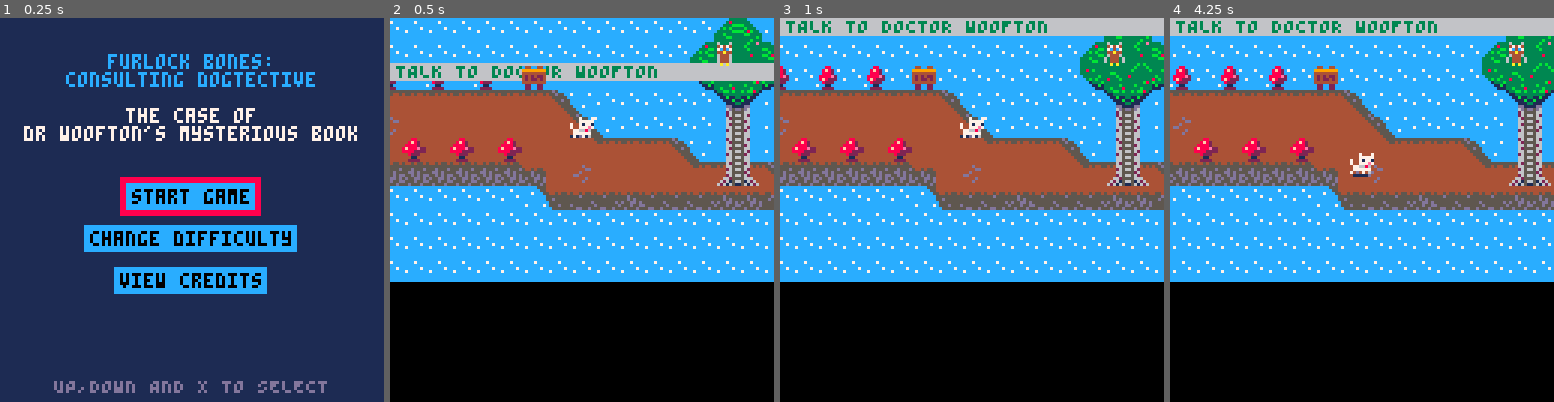
Above: before the commit, frames 1-4 (left to right).
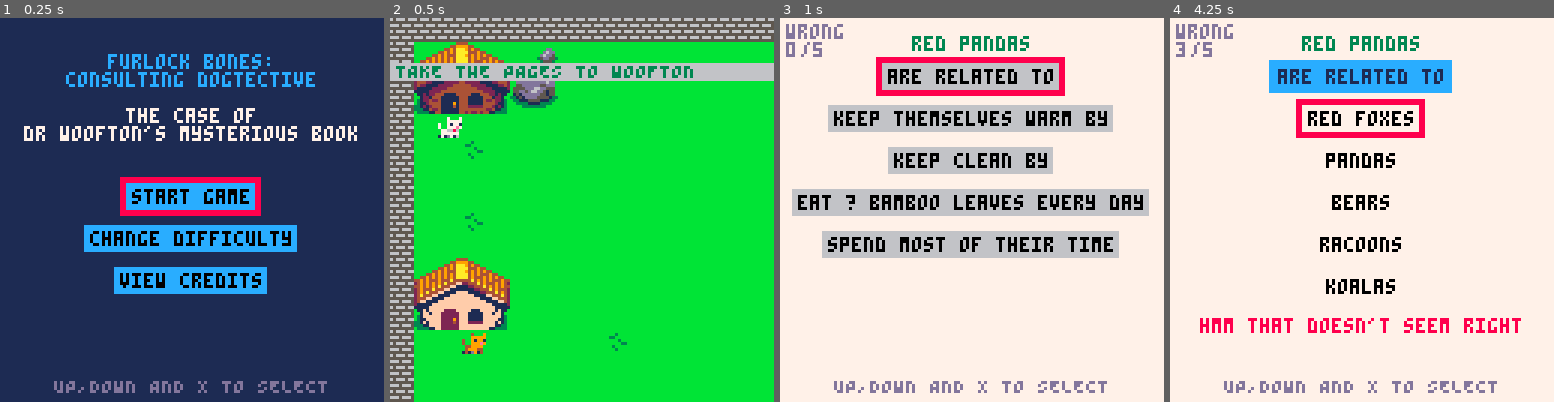
Above: after the commit, the same moments.

Repository: Mackeriah/FurlockBones-game
Game: PICO-8 cartridge furlock bones.p8
Two runs of this game, one before a commit and one after it. Both use one fixed random seed, a clock stepped at 60 frames per second and the inputs below.
Inputs:
- Up to frame 1 (0.25 s): no input
- Up to frame 2 (0.5 s): tap X (X key) at 0.33 s
- Up to frame 3 (1 s): tap O (Z key) at 0.7 s
- Up to frame 4 (4.25 s): tap X (X key) at 1.07, 1.85, 2.97, 4.08 s; hold Right 1.6-2.1 s; tap O (Z key) every 0.4 s from 1.7 to 4.1 s; hold Up 2.15-2.42 s; hold Right 2.47-3.03 s; hold Left 3.08-3.58 s; hold Down 3.63-3.97 s; hold Right from 4.02 s (still down)

Frame 1 is identical in both runs. In frame 2, 95% of the frame differs, in the area x 0-100%, y 0-100%; in frame 3, 99%; in frame 4, 95%.

Commit message:
game completed!!!

Diff:
--- a/furlock bones.p8
+++ b/furlock bones.p8
@@ -4,6 +4,10 @@
 --[[
 
 CS50 Final Project for Owen FitzGerald 2022: Furlock Bones: Consulting Dogtective
+
+Note to anyone reading this: Yes there are lazy corners cut (I'm looking at you duplicating functions). But my
+excuse is that I was under a tight deadline to complete this. However I do intend to revisit this after submission
+and address those issues. if only because I'm very close to the token and char limit!  :|
 
 -VS Code shortcuts-
 CONTROL +K +J = unfold all code
@@ -44,17 +48,21 @@
 	init_objective()
 	lost_animals()
 	shakeAmount = 0
-	--wordgamePagesCollected = true
-	--objectiveCurrent = "TAKE THE PAGES TO WOOFTON"	-- TESTING ONLY
+	wordgamePagesCollected = true
+	objectiveCurrent = "TAKE THE PAGES TO WOOFTON"	-- TESTING ONLY
 	--objectiveCurrent = "TALK TO WISE OLD OWL AGAIN"	-- TESTING ONLY
 	--objectiveCurrent = "TALK TO WISE OLD OWL"	-- TESTING ONLY
 	--owlBookState = "going downstairs part 2"
+	--owlBookState = "owl in library part 2"
+	--conversation_state = "owlLibraryPart2_5"
 	--objectiveCurrent = "PRESS Z TO VIEW PAGES"
+	animal.active = 2
 	leaves = {} -- used to store leaves, obvs
 	pages = {}
 	leafCount = 0
 	pageCount = 0
 	credits = false
+	gameCompleted = false
 end
 
 function displayDevName()
@@ -119,6 +127,8 @@
 	--print("1: "..stepTimeStart,player.x-20,player.y-20,8)
 	--print("2: "..stepTimeStart2)
 	--print("time: "..time())
+	--print(conversation_state)
+	--print(conversationCharacter)
 end
 
 function draw_game()
@@ -183,7 +193,11 @@
 
 function draw_objective() -- draws current objective at top of screen (31 char limit)
 	rectfill(camera_x, camera_y+slideObjective, camera_x+127, camera_y+slideObjective+5, 6) -- heading
-	print(objectiveCurrent, camera_x+2, camera_y+slideObjective, 3)
+	if gameCompleted == false then
+		print(objectiveCurrent, camera_x+2, camera_y+slideObjective, 3)
+	else
+		print(objectiveCurrent, camera_x+2, camera_y+slideObjective, 8)
+	end
 
 	-- slide new objective from middle to top of screen
 	if objectiveNewObjective == true and animateObjective == false then
@@ -284,7 +298,8 @@
 					end
 				end
 
-			elseif objectiveCurrent == "TAKE THE PAGES TO WOOFTON" then
+			elseif objectiveCurrent == "TAKE THE PAGES TO WOOFTON" and
+			animal.list[animal.active] == "red foxes" then
 				if conversation_state == "level1" then
 					new_conversation({"yip yip! hello furlock!"})
 					if (btnp(❎)) then conversation_state = "pages2" end
@@ -313,6 +327,47 @@
 					objectiveCurrent = "TALK TO WOOFTON AGAIN"
 					end
 				end
+
+			elseif objectiveCurrent == "TAKE THE PAGES TO WOOFTON" and
+			animal.list[animal.active] == "red pandas" then
+				if conversation_state == "level1" then
+					new_conversation({"rrruff! furlock,","good to see you!"})
+					if (btnp(❎)) then conversation_state = "pages2" end
+
+				elseif conversation_state == "pages2" then
+					new_conversation({"ooh are these the","red panda pages?","amazing!"})
+					if (btnp(❎)) then conversation_state = "pages3" end
+
+				elseif conversation_state == "pages3" then
+					new_conversation({"goodness, they're pretty","torn up like before."})
+					if (btnp(❎)) then conversation_state = "pages4" end
+
+				elseif conversation_state == "pages4" then
+					new_conversation({"maybe owl buys his","books from crocodiles?"})
+					if (btnp(❎)) then conversation_state = "pages5" end
+
+				elseif conversation_state == "pages5" then
+					new_conversation({"anyway, this is just","what i needed.","thank you so much again!"})
+					if (btnp(❎)) then
+						conversation_state = "pages6"
+					end
+
+				elseif conversation_state == "pages6" then
+					new_conversation({"i can carry on with my","book now but"})
+					if (btnp(❎)) then conversation_state = "pages7" end
+
+				elseif conversation_state == "pages7" then
+					new_conversation({"when i need more help","i'll let you know..."})
+					if (btnp(❎)) then
+						animal.active += 1
+						wordgamePagesCollected = false
+						wordgameCompleted = false
+						conversation_state = "none"
+						objectiveCurrent = "GAME COMPLETED - FOR NOW!"
+						gameCompleted = true
+					end
+				end
+
 			elseif objectiveCurrent == "PRESS Z TO VIEW PAGES" then
 				if conversation_state == "level1" then
 					new_conversation({"ooh you have the pages","but what happened?!", "they're torn to shreds."})
@@ -521,12 +576,15 @@
 					end
 				end
 
+			elseif objectiveCurrent == "PICK UP THE TORN PAGES" then
+				new_conversation({"grab the pages furlock.","just over there on the ground."})
+				if (btnp(❎)) then conversation_state = "none" end
+
 			else
 				new_conversation({"how's it going furlock?"})
 				if (btnp(❎)) then conversation_state = "none" end
 			end
 		end
-
 
 		-- SIGNS
 		if conversationCharacter == "sign1" then
@@ -769,8 +827,8 @@
 	elseif wordgameState == "questionList" then
 		-- FOX QUESTIONS
 		if animal.list[animal.active] == "red foxes" then
-			wordgame.allQuestions = {"raise their babies in","the females are called","babies are called",
-				"can run up to","a group of them is called",}
+			wordgame.allQuestions = {"the babies are raised in","females are called","babies are called",
+				"can run how fast?","in a group are called",}
 
 		-- RED PANDA QUESTIONS
 		elseif animal.list[animal.active] == "red pandas" then
@@ -1046,7 +1104,7 @@
 --player functions
 function create_player()
 	player={}  --create empty table -- this means we're creating the player as an object!
-	player.x = 432 -- 16 = house, 432 = owl (map location x8 for exact pixel location)
+	player.x = 16 -- 16 = house, 432 = owl (map location x8 for exact pixel location)
 	player.y = 32
 	player.direction = 1
 	player.velocity_x = 0
@@ -1397,44 +1455,44 @@
 		end
 	end
 
-	if time() >= stepTimeStart +6 and time() <= stepTimeStart +9 then
+	if time() >= stepTimeStart +6 and time() <= stepTimeStart +11 then
 		test = false
 		print("right!", owl.x-50, owl.y+60, owl.speechColour)
 		print("time to turn my torch on.", owl.x-50, owl.y+66, owl.speechColour)
 	end
-	if time() >= stepTimeStart +10 and time() <= stepTimeStart +11 then
+	if time() >= stepTimeStart +11 and time() <= stepTimeStart +12 then
 		print("click", owl.x-50, owl.y+60, 0)
 	end
-	if time() >= stepTimeStart +12 and time() <= stepTimeStart +13 then
+	if time() >= stepTimeStart +13 and time() <= stepTimeStart +14 then
 		print("click", owl.x-50, owl.y+60, 0)
 	end
-	if time() >= stepTimeStart +14 and time() <= stepTimeStart +17 then
+	if time() >= stepTimeStart +15 and time() <= stepTimeStart +18 then
 		print("click", owl.x-50, owl.y+60, 0)
 	end
-	if time() >= stepTimeStart +15 and time() <= stepTimeStart +17 then
+	if time() >= stepTimeStart +16 and time() <= stepTimeStart +18 then
 		print("click!", owl.x-45, owl.y+66, 0)
 	end
-	if time() >= stepTimeStart +16 and time() <= stepTimeStart +17 then
+	if time() >= stepTimeStart +17 and time() <= stepTimeStart +18 then
 		print("click!!", owl.x-40, owl.y+72, 0)
 	end
-	if time() >= stepTimeStart +18 and time() <= stepTimeStart +20 then
+	if time() >= stepTimeStart +19 and time() <= stepTimeStart +21 then
 		print("sigh", owl.x-50, owl.y+60, owl.speechColour)
 	end
-	if time() >= stepTimeStart +21 and time() <= stepTimeStart +25 then
+	if time() >= stepTimeStart +22 and time() <= stepTimeStart +26 then
 		print("must be the batteries!", owl.x-50, owl.y+60, owl.speechColour)
 	end
-	if time() >= stepTimeStart +26 and time() <= stepTimeStart +29 then
+	if time() >= stepTimeStart +27 and time() <= stepTimeStart +31 then
 		print("well, i'll just have", owl.x-60, owl.y+60, owl.speechColour)
 		print("to be very careful.", owl.x-55, owl.y+66, owl.speechColour)
 	end
-	if time() >= stepTimeStart +30 and time() <= stepTimeStart +34 then
+	if time() >= stepTimeStart +32 and time() <= stepTimeStart +36 then
 		print("hang on, my rollerskates", owl.x-60, owl.y+60, owl.speechColour)
 		print("are glow in the dark!", owl.x-55, owl.y+66, owl.speechColour)
 	end
-	if time() >= stepTimeStart +35 and time() <= stepTimeStart +36 then
+	if time() >= stepTimeStart +37 and time() <= stepTimeStart +40 then
 		print("this will be easy...", owl.x-60, owl.y+60, owl.speechColour)
 	end
-	if time() >= stepTimeStart +37 and time() then
+	if time() >= stepTimeStart +42 and time() then
 		owlBookState = "owl in library part 2"
 	end
 end
@@ -1510,7 +1568,7 @@
 	end
 	if itemsBroken == 2 then
 		print("crash", owl.x-60, owl.y+60, 0)
-		print("oh goodness", owl.x-60, owl.y+66, owl.speechColour)
+		print("oh goodness!", owl.x-60, owl.y+66, owl.speechColour)
 		if leafCount < 10 then
 			for i=1, 5 do
 				make_leaf(owl.x+5+rnd(30)-15,owl.y+rnd(10))
@@ -1518,8 +1576,9 @@
 		end
 	end
 	if itemsBroken == 3 then
-		print("wallop", owl.x-60, owl.y+60, 0)
-		print("well at least i'm sitting down now", owl.x-60, owl.y+66, owl.speechColour)
+		print("wallop", owl.x-65, owl.y+60, 0)
+		print("well at least i'm", owl.x-65, owl.y+66, owl.speechColour)
+		print("sitting down now.", owl.x-65, owl.y+72, owl.speechColour)
 		if leafCount < 15 then
 			for i=1, 5 do
 				make_leaf(owl.x+5+rnd(30)-15,owl.y+rnd(10))
@@ -1528,12 +1587,21 @@
 	end
 	if itemsBroken == 4 then
 		print("ooh, here we are", owl.x-60, owl.y+60, owl.speechColour)
-		print("\"the big book about red foxes\", perfect. ", owl.x-60, owl.y+66, owl.speechColour)
+		print("\"the big book of red foxes\".", owl.x-65, owl.y+66, owl.speechColour)
 	end
 	if itemsBroken == 5 then
+		print("i just need to be careful", owl.x-60, owl.y+60, owl.speechColour)
+		print("not to rip it.", owl.x-60, owl.y+66, owl.speechColour)
+	end
+		if itemsBroken == 6 then
+		print("crash bang wallop", owl.x-60, owl.y+60, 0)
+		print("oh rats!", owl.x-60, owl.y+66, owl.speechColour)
+	end
+
+	if itemsBroken == 7 then
 		print("furlock, i'm on the way up!", owl.x-60, owl.y+60, owl.speechColour)
 	end
-	if itemsBroken == 6 then
+	if itemsBroken == 8 then
 		stepTimeStart = 0
 		owlBookState = "going upstairs2"
 	end
@@ -1559,9 +1627,11 @@
 function owl_knocking_stuff_over_in_libraryPart2()
 	if shakeAmount > 0 then screen_shake() end
 	if time() >= owlWait then
-		if itemsBroken < 7 then
+		if itemsBroken < 9 then
 			owlTime = time()
 			if itemsBroken < 3 then
+				shakeAmount += 10
+			elseif itemsBroken == 5 then
 				shakeAmount += 10
 			end
 			owlWait = time() + 6 -- 6 is what I want
@@ -1632,6 +1702,8 @@
 function check_character_collision()
 	--check if next to Wise Old Owl
 	if (owl_collision(player.x,player.y,owl.x,owl.y)) == true then
+	end
+	if (woofton_collision(player.x,player.y,woofton.x,woofton.y)) == true then
 	end
 end
 
